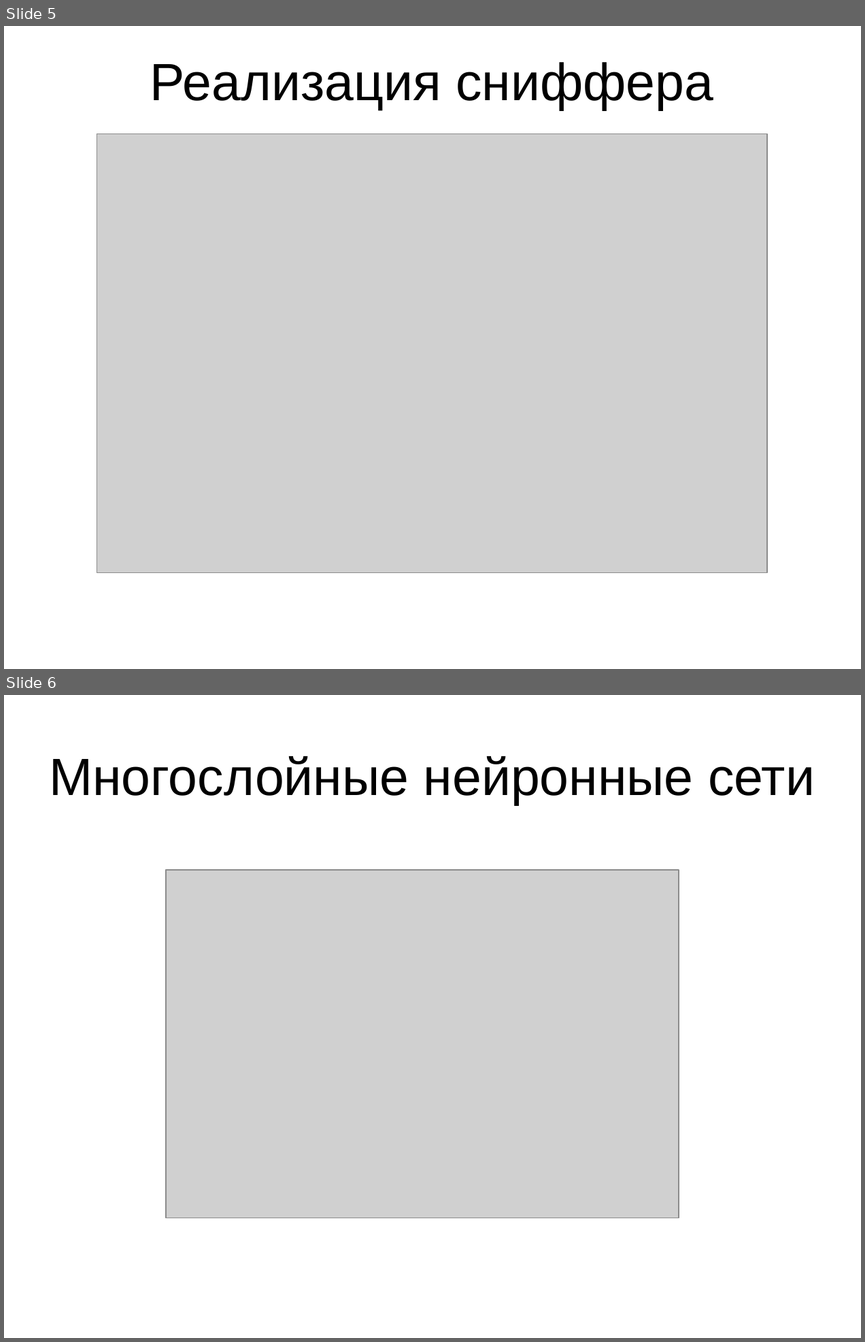
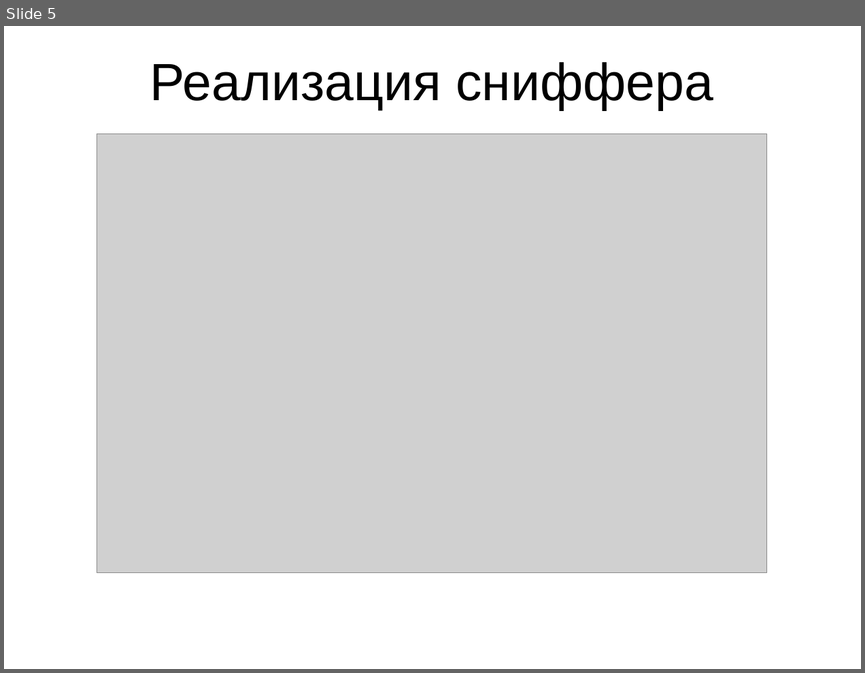
Before and after one commit to ViktorTarasenko/networkSecurityAnalyzer, a slide deck: презентация.pptx. Shown one above the other, each under a label of ours: slides 5 and 6 before the commit, slide 5 after it. The pictures are 865x1342 and 865x673 pixels, drawn with LibreOffice and Linux fonts; fonts in the diff are those of the drawing; grey boxes stand for pictures. Boxes give left, top, right and bottom in pixels: in the first picture for what was removed or moved away, otherwise in the second. Text is boxed around its words. In the diff, an @@ line names an element or a change of style, - is before the commit and + after.

```diff
--- a/презентация.pptx
+++ b/презентация.pptx
@@ slide 6 removed at (x1=4, y1=695, x2=861, y2=1338), background #FFFFFF @@
@@ text removed at (x1=49, y1=756, x2=815, y2=805) @@
-Многослойные нейронные сети
@@ picture removed at (x1=166, y1=870, x2=679, y2=1218) @@
```
Also in this commit, not shown: 10 slides changed, 8 slides added, 7 other slides removed, 1 other file.
